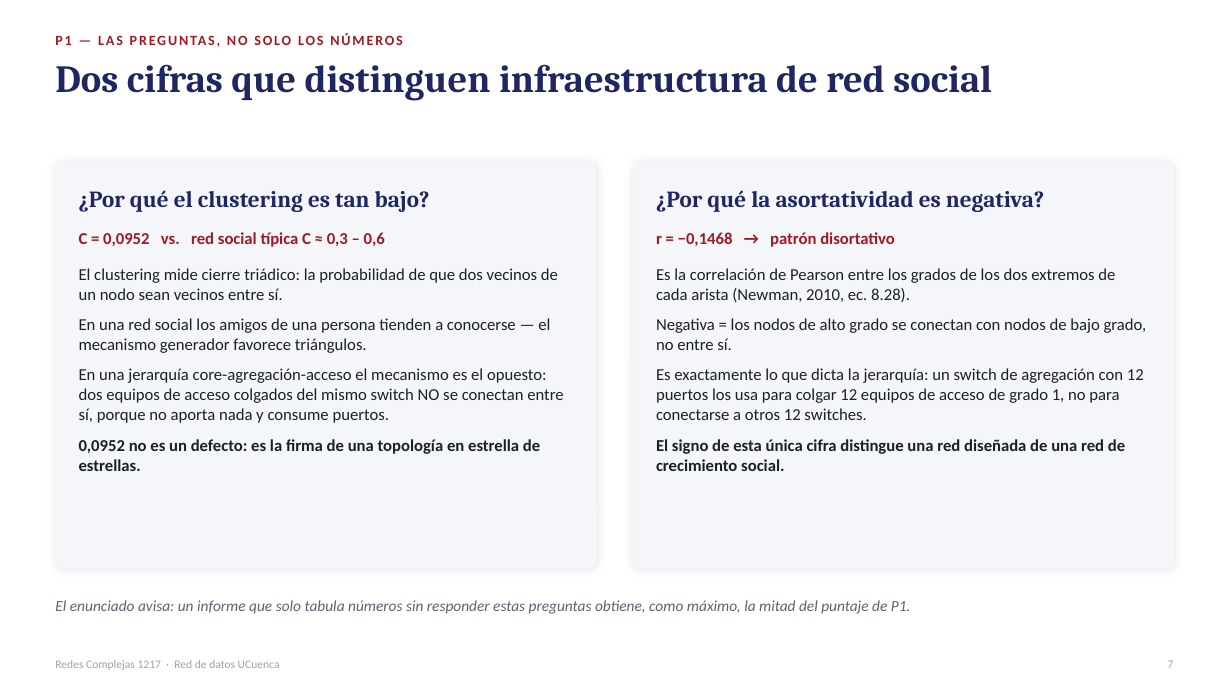
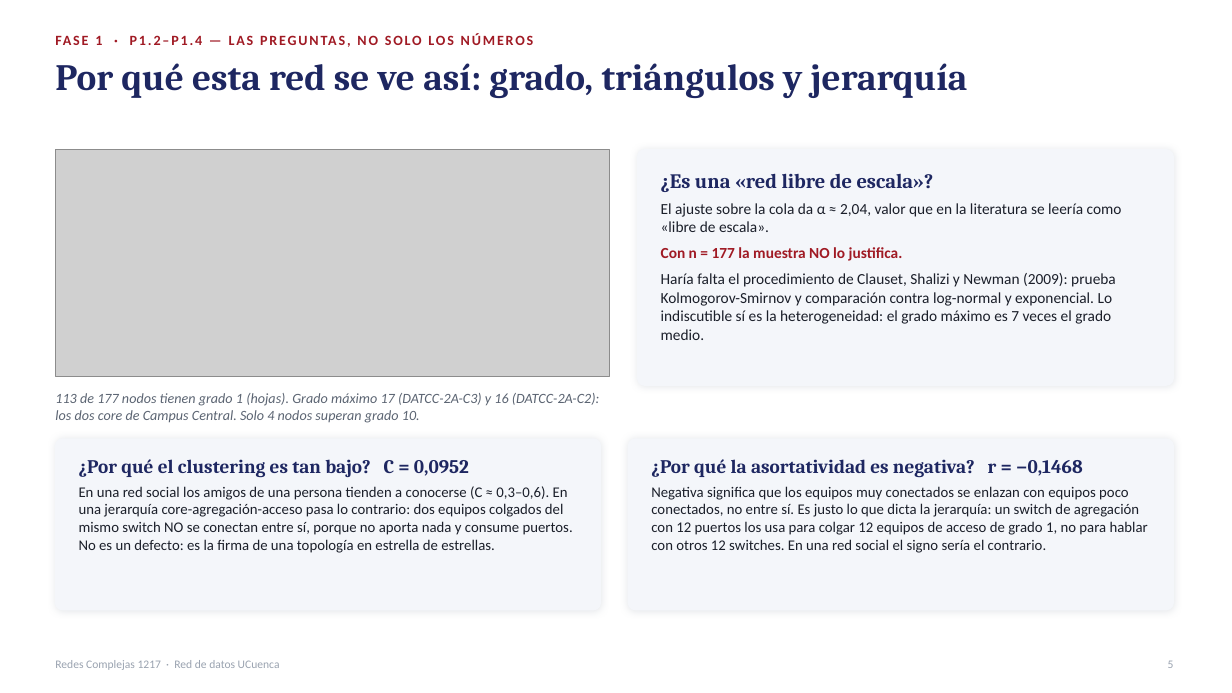
Before and after one commit to chino111160/redes-complejas-ucuenca, a slide deck: slide 5 of diapositivas/Presentacion_Redes_Complejas_RedUCuenca.pptx (slide 7 before the commit). Drawn at 1232x693 pixels with LibreOffice and Linux fonts; fonts in the diff are those of the drawing; grey boxes stand for pictures. Boxes give left, top, right and bottom in pixels: in the first picture for what was removed or moved away, otherwise in the second. Text is boxed around its words. In the diff, an @@ line names an element or a change of style, - is before the commit and + after.

```diff
--- a/diapositivas/Presentacion_Redes_Complejas_RedUCuenca.pptx
+++ b/diapositivas/Presentacion_Redes_Complejas_RedUCuenca.pptx
@@ text at <box>95,35,202,45</box>: text changed @@
-P1 — LAS PREGUNTAS, NO SOLO LOS NÚMEROS
+FASE 1 · P1.2–P1.4 — LAS PREGUNTAS, NO SOLO LOS NÚMEROS
@@ text at <box>55,63,968,98</box>: text changed; size 30 to 29 pt @@
-Dos cifras que distinguen infraestructura de red social
+Por qué esta red se ve así: grado, triángulos y jerarquía
@@ picture added at <box>55,150,610,376</box> @@
@@ rounded rectangle: place and size @@
-rounded rectangle at <box>633,162,1174,568</box>
+rounded rectangle at <box>638,150,1174,385</box>
@@ rounded rectangle at <box>638,150,1174,385</box>: proportions changed @@
@@ text added at <box>661,173,934,192</box>, 16 pt, text #1E2761, bold @@
+¿Es una «red libre de escala»?
@@ text added at <box>661,203,1122,340</box>, 12 pt, text #1B1F2A @@
+El ajuste sobre la cola da α ≈ 2,04, valor que en la literatura se leería como «libre de escala».
+Con n = 177 la muestra NO lo justifica.
+Haría falta el procedimiento de Clauset, Shalizi y Newman (2009): prueba Kolmogorov-Smirnov y comparación contra log-normal y exponencial. Lo indiscutible sí es la heterogeneidad: el grado máximo es 7 veces el grado medio.
@@ text removed at <box>79,232,385,247</box> @@
-C = 0,0952 vs. red social típica C ≈ 0,3 – 0,6
@@ text removed at <box>656,232,895,247</box> @@
-r = −0,1468 → patrón disortativo
@@ text added at <box>55,393,599,423</box>, 11 pt, text #5B6472, italic @@
+113 de 177 nodos tienen grado 1 (hojas). Grado máximo 17 (DATCC-2A-C3) y 16 (DATCC-2A-C2): los dos core de Campus Central. Solo 4 nodos superan grado 10.
@@ rounded rectangle at <box>55,439,601,610</box>: proportions changed @@
@@ rounded rectangle: place and size @@
-rounded rectangle at <box>55,162,596,568</box>
+rounded rectangle at <box>55,439,601,610</box>
@@ rounded rectangle added at <box>628,439,1174,610</box>, fill #F4F6FA, outline #F4F6FA 1 pt @@
@@ text at <box>79,459,469,478</box>: text changed; size 18 to 15 pt @@
-¿Por qué el clustering es tan bajo?
+¿Por qué el clustering es tan bajo? C = 0,0952
@@ text at <box>651,459,1083,478</box>: text changed; size 18 to 15 pt @@
-¿Por qué la asortatividad es negativa?
+¿Por qué la asortatividad es negativa? r = −0,1468
@@ text at <box>79,486,573,553</box>: text changed; size 13 to 11.5 pt @@
-El clustering mide cierre triádico: la probabilidad de que dos vecinos de un nodo sean vecinos entre sí.
-En una red social los amigos de una persona tienden a conocerse — el mecanismo generador favorece triángulos.
-En una jerarquía core-agregación-acceso el mecanismo es el opuesto: dos equipos de acceso colgados del mismo switch NO se conectan entre sí, porque no aporta nada y consume puertos.
-0,0952 no es un defecto: es la firma de una topología en estrella de estrellas.
+En una red social los amigos de una persona tienden a conocerse (C ≈ 0,3–0,6). En una jerarquía core-agregación-acceso pasa lo contrario: dos equipos colgados del mismo switch NO se conectan entre sí, porque no aporta nada y consume puertos. No es un defecto: es la firma de una topología en estrella de estrellas.
@@ text at <box>651,486,1148,553</box>: text changed; size 13 to 11.5 pt @@
-Es la correlación de Pearson entre los grados de los dos extremos de cada arista (Newman, 2010, ec. 8.28).
-Negativa = los nodos de alto grado se conectan con nodos de bajo grado, no entre sí.
-Es exactamente lo que dicta la jerarquía: un switch de agregación con 12 puertos los usa para colgar 12 equipos de acceso de grado 1, no para conectarse a otros 12 switches.
-El signo de esta única cifra distingue una red diseñada de una red de crecimiento social.
+Negativa significa que los equipos muy conectados se enlazan con equipos poco conectados, no entre sí. Es justo lo que dicta la jerarquía: un switch de agregación con 12 puertos los usa para colgar 12 equipos de acceso de grado 1, no para hablar con otros 12 switches. En una red social el signo sería el contrario.
@@ text removed at <box>55,600,911,614</box> @@
-El enunciado avisa: un informe que solo tabula números sin responder estas preguntas obtiene, como máximo, la mitad del puntaje de P1.
@@ text at <box>1168,660,1174,668</box>: text changed @@
-7
+5
```
Also in this commit, not shown: 18 other slides changed, 10 slides removed.
